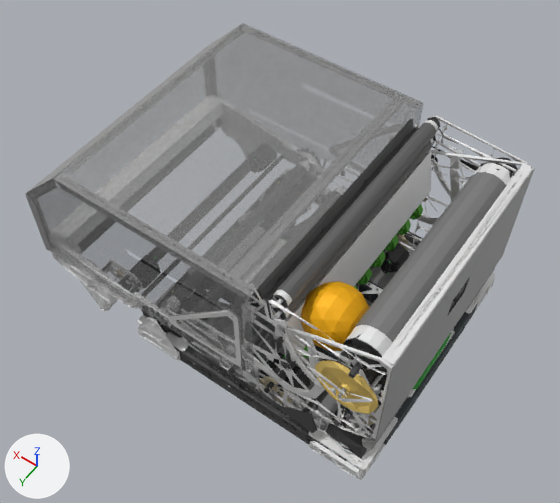
The glTF model robot_reblitz.glb, before and after one commit.
Rendered twice from a camera (50 mm lens) standing at (-0.6, 1.027, 1.814) and looking at (0.113, 0.028, 0.243). Lighting does not change. The marker at lower left points along +X, +Y and +Z. The first picture is the older version.

Objects in the first picture: 'body_10', 'body_12', 'body_16', 'body_19', 'body_21', 'body_36', 'body_37', 'body_38', 'body_41', 'body_6', 'body_7', 'clear_44' and 7 more.
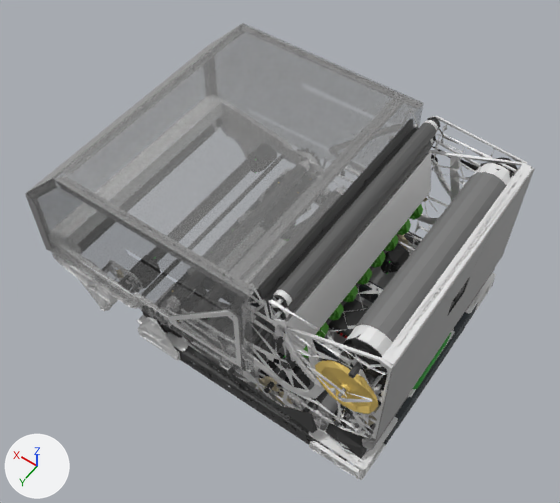
Changed parts and their boxes [x1, y1, x2, y2] in the pictures (560 x 503 px):
'body_41', deleted
    before: [301, 281, 370, 351]

What changed in the scene script:
```text
Remove ob_body_41:
    ob_body_41 = bpy.data.objects.new('body_41', me_g_41)
    ob_body_41.location = (0.0, 0.0, 0.0)
```
